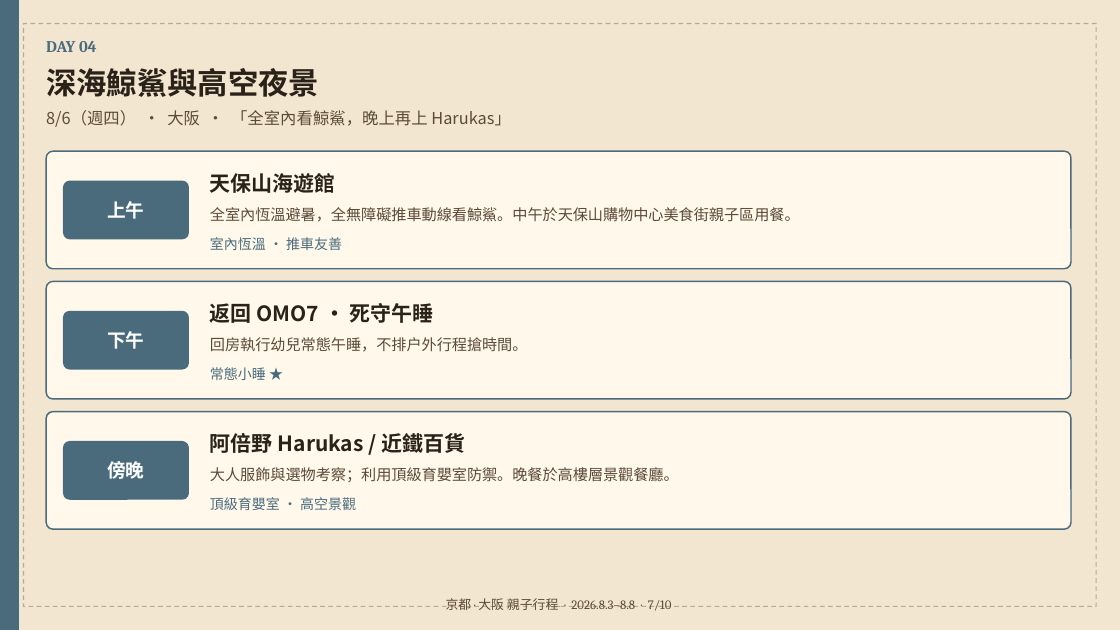
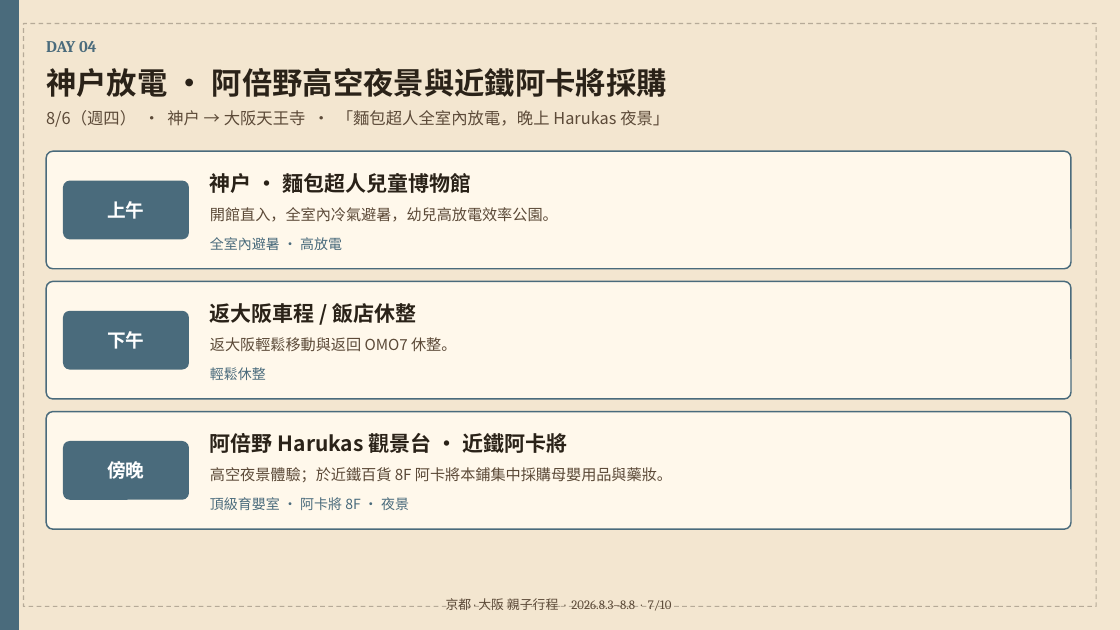
Before and after one commit to maxchan-stack/family-trip-kyoto-osaka-2026, a slide deck: slide 7 of itinerary.pptx. Drawn at 1120x630 pixels with LibreOffice and Linux fonts; fonts in the diff are those of the drawing. Boxes give left, top, right and bottom in pixels: in the first picture for what was removed or moved away, otherwise in the second. Text is boxed around its words. In the diff, an @@ line names an element or a change of style, - is before the commit and + after.

```diff
--- a/itinerary.pptx
+++ b/itinerary.pptx
@@ text at [46, 68, 667, 97]: text changed @@
-深海鯨鯊與高空夜景
+神戶放電 · 阿倍野高空夜景與近鐵阿卡將採購
@@ text at [46, 110, 669, 127]: text changed @@
-8/6（週四） · 大阪 · 「全室內看鯨鯊，晚上再上 Harukas」
+8/6（週四） · 神戶 → 大阪天王寺 · 「麵包超人全室內放電，晚上 Harukas 夜景」
@@ text at [210, 173, 471, 193]: text changed @@
-天保山海遊館
+神戶 · 麵包超人兒童博物館
@@ text at [210, 207, 558, 222]: text changed @@
-全室內恆溫避暑，全無障礙推車動線看鯨鯊。中午於天保山購物中心美食街親子區用餐。
+開館直入，全室內冷氣避暑，幼兒高放電效率公園。
@@ text at [210, 237, 342, 250]: text changed @@
-室內恆溫 · 推車友善
+全室內避暑 · 高放電
@@ text at [210, 303, 417, 323]: text changed @@
-返回 OMO7 · 死守午睡
+返大阪車程 / 飯店休整
@@ text at [210, 337, 456, 351]: text changed @@
-回房執行幼兒常態午睡，不排戶外行程搶時間。
+返大阪輕鬆移動與返回 OMO7 休整。
@@ text at [210, 367, 266, 380]: text changed @@
-常態小睡 ★
+輕鬆休整
@@ text at [210, 433, 567, 453]: text changed @@
-阿倍野 Harukas / 近鐵百貨
+阿倍野 Harukas 觀景台 · 近鐵阿卡將
@@ text at [210, 467, 672, 482]: text changed @@
-大人服飾與選物考察；利用頂級育嬰室防禦。晚餐於高樓層景觀餐廳。
+高空夜景體驗；於近鐵百貨 8F 阿卡將本鋪集中採購母嬰用品與藥妝。
@@ text at [210, 497, 409, 510]: text changed @@
-頂級育嬰室 · 高空景觀
+頂級育嬰室 · 阿卡將 8F · 夜景
```
Also in this commit, not shown: 7 other slides changed, 1 slide added, 1 slide removed, 4 other files.
